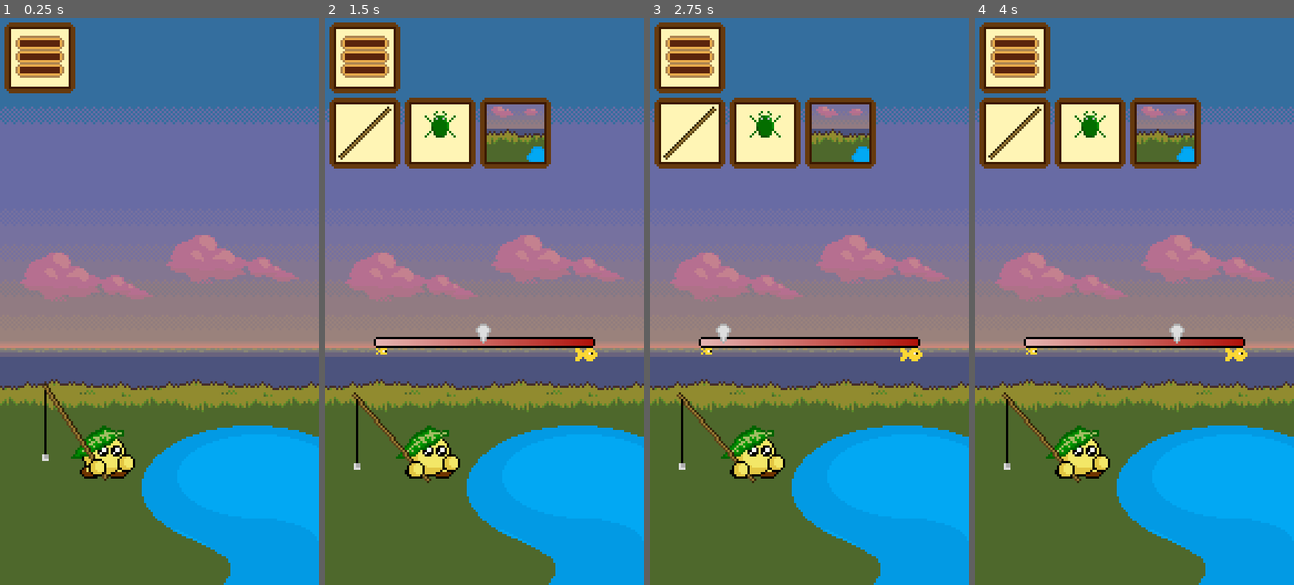
Above: before the commit, frames 1-4 (left to right).
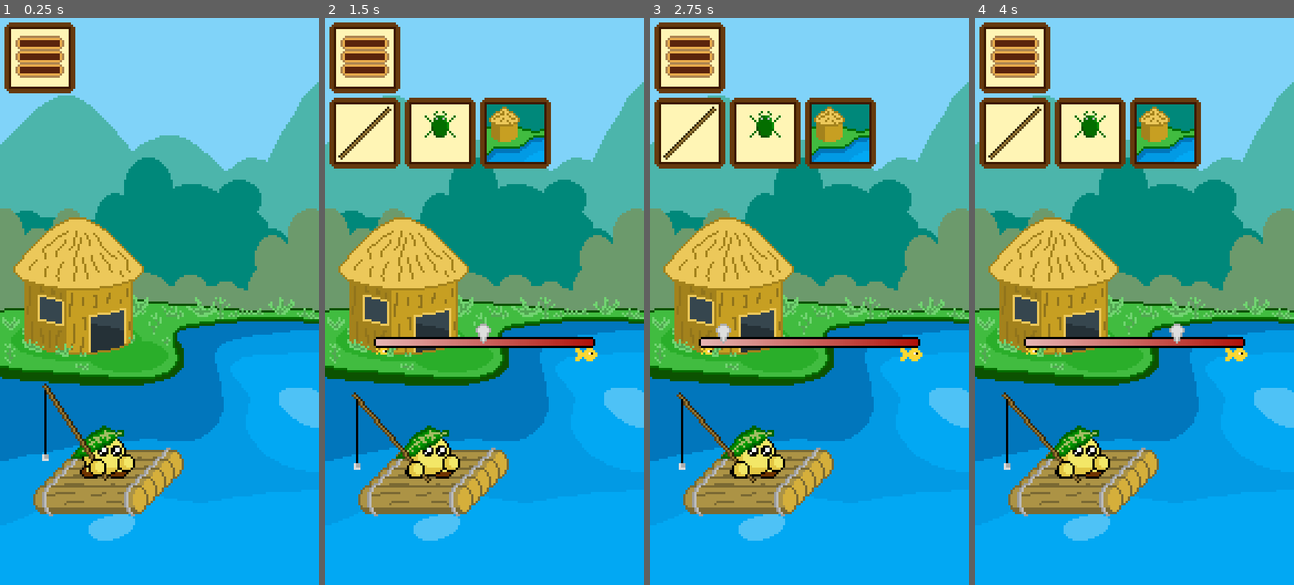
Above: after the commit, the same moments.

Repository: tsredanovic/pixquarium_v03
Game: Godot game, scene res://Main.tscn
Two runs of this game, one before a commit and one after it. Both use one fixed random seed, a clock stepped at 60 frames per second and the inputs below.
Inputs (mouse positions are in pixels of both pictures, inside the frame that each line leads up to):
- Up to frame 1 (0.25 s): no input
- Up to frame 2 (1.5 s): move the mouse to (484, 454) at 0.52 s; click (484, 454) at 0.67 s; click (363, 57) at 1.25 s
- Up to frame 3 (2.75 s): click (688, 131) at 2 s
- Up to frame 4 (4 s): click (1089, 131) at 2.75 s; click (1166, 131) at 3.5 s

The runs differ from the first frame. In frame 1, 84% of the frame differs, in the area x 0-100%, y 0-100%; in frame 2, 76%; in frame 3, 76%; in frame 4, 76%.

Commit message:
result panel texture

Diff:
--- a/src/Main.gd
+++ b/src/Main.gd
@@ -20,7 +20,7 @@
 onready var state = {
 	"rod": ROD.BLACK,
 	"bait": BAIT.GREEN,
-	"location": LOCATION.POND
+	"location": LOCATION.HUT
 }
 
 func instance_game_buttons():
--- a/src/Player/Player.tscn
+++ b/src/Player/Player.tscn
@@ -1,10 +1,11 @@
-[gd_scene load_steps=12 format=2]
+[gd_scene load_steps=14 format=2]
 
 [ext_resource path="res://Player/Player.png" type="Texture" id=1]
 [ext_resource path="res://Player/Player.gd" type="Script" id=2]
 [ext_resource path="res://Player/ResultPanel.gd" type="Script" id=3]
 [ext_resource path="res://Player/AimBarPointer.png" type="Texture" id=4]
 [ext_resource path="res://Player/AimBar.png" type="Texture" id=5]
+[ext_resource path="res://Player/ResultPanel.png" type="Texture" id=6]
 [ext_resource path="res://Player/AimBarPointer.gd" type="Script" id=7]
 
 [sub_resource type="Animation" id=1]
@@ -77,6 +78,10 @@
 [sub_resource type="RectangleShape2D" id=5]
 extents = Vector2( 72, 59 )
 
+[sub_resource type="StyleBoxTexture" id=6]
+texture = ExtResource( 6 )
+region_rect = Rect2( 0, 0, 140, 116 )
+
 [node name="Player" type="Node2D"]
 position = Vector2( 0, 127 )
 script = ExtResource( 2 )
@@ -108,26 +113,23 @@
 shape = SubResource( 5 )
 
 [node name="ResultPanel" type="Panel" parent="."]
-visible = false
 margin_left = 2.0
 margin_top = 11.0
 margin_right = 142.0
 margin_bottom = 127.0
+custom_styles/panel = SubResource( 6 )
 script = ExtResource( 3 )
 __meta__ = {
 "_edit_use_anchors_": false
 }
 
 [node name="Label" type="Label" parent="ResultPanel"]
-anchor_left = 0.5
-anchor_top = 0.5
-anchor_right = 0.5
-anchor_bottom = 0.5
-margin_left = -36.0
-margin_top = -7.0
-margin_right = 36.0
-margin_bottom = 7.0
-text = "Fish caught"
+anchor_top = 1.0
+anchor_right = 1.0
+anchor_bottom = 1.0
+margin_left = 7.0
+margin_top = -21.0
+text = "Lorem ipsum 123"
 
 [node name="AimBar" type="Sprite" parent="."]
 visible = false
Binary file added: src/Player/ResultPanel.png
Not shown, added: src/Player/ResultPanel.png.import
